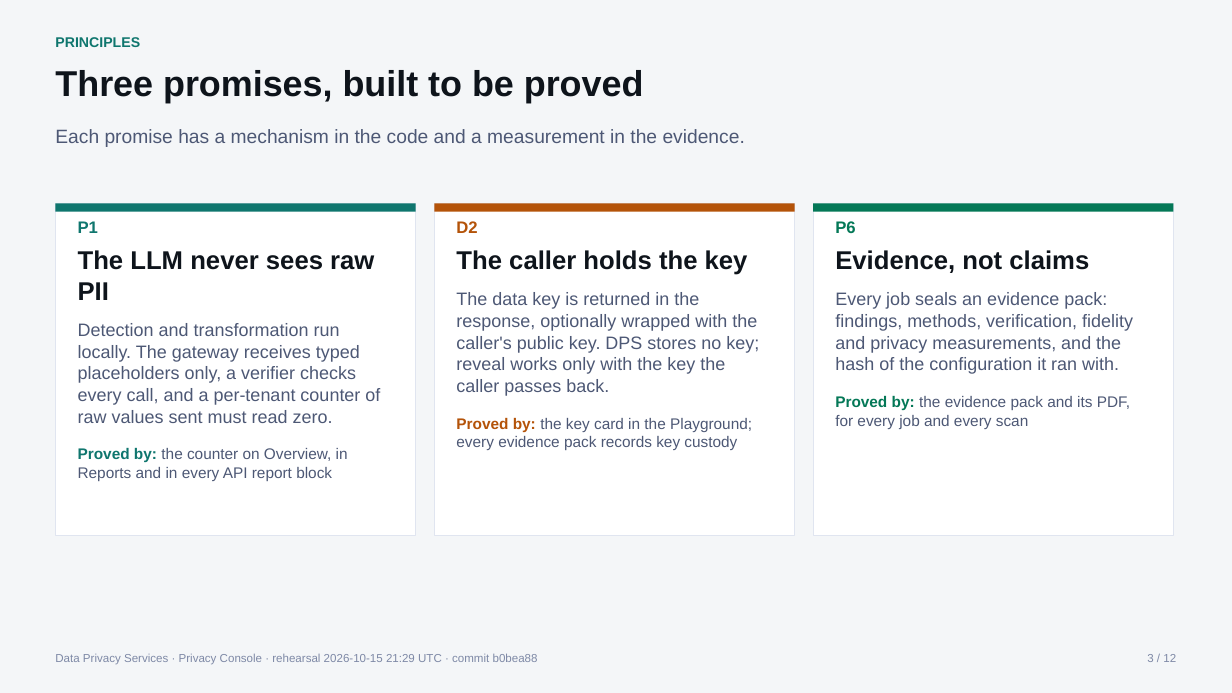
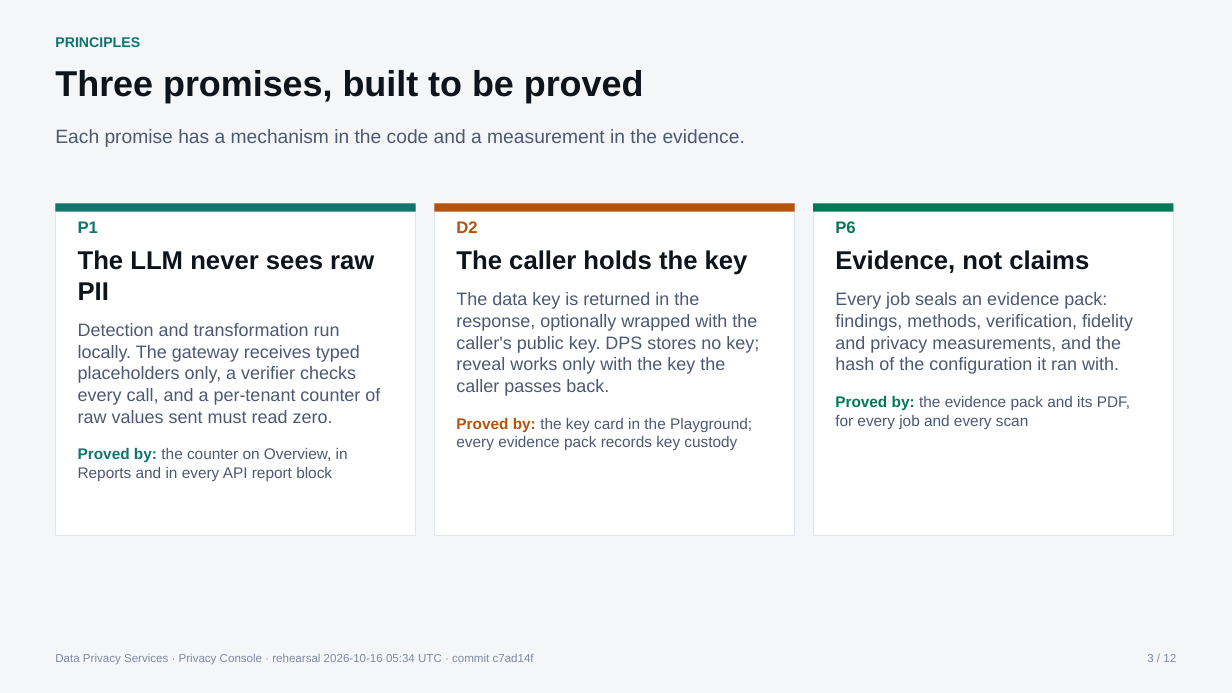
Before and after one commit to NilenduGanguli/data-privacy-services, a slide deck: slide 3 of docs/demo/dps-showcase.pptx. Drawn at 1232x693 pixels with LibreOffice and Linux fonts; fonts in the diff are those of the drawing. Boxes give left, top, right and bottom in pixels: in the first picture for what was removed or moved away, otherwise in the second. Text is boxed around its words. In the diff, an @@ line names an element or a change of style, - is before the commit and + after.

Commit message:
fix(release): the showcase deck is rebuilt from the v1.0.0 rehearsal; HANDOFF states T3's egress behaviour
The committed deck was the 15 October fdemo build: its title slide read v0.2.0, every footer named
commit b0bea88, and it claimed an end-to-end run the v1.0.0 tree could not repeat. Rebuilt with
tools/build_deck.py --strict from the rehearsal of c7ad14f (demo_seed --reseed, then e2e_demo
--console: S1-S12 PASS in 3:01, 18 console screenshots): v1.0.0, commit c7ad14f, 3:01.
tests/test_deck.py 43 passed. The Keynote PDF review stays with the owner.

HANDOFF's T3 paragraph now says what the egress verifier scans after the FINAL r1 fix and which
calls still fail closed.

```diff
--- a/docs/demo/dps-showcase.pptx
+++ b/docs/demo/dps-showcase.pptx
@@ text at (55, 654, 534, 665): text changed @@
-Data Privacy Services · Privacy Console · rehearsal 2026-10-15 21:29 UTC · commit b0bea88
+Data Privacy Services · Privacy Console · rehearsal 2026-10-16 05:34 UTC · commit c7ad14f
```
Also in this commit, not shown: 11 other slides changed, 1 other file.
